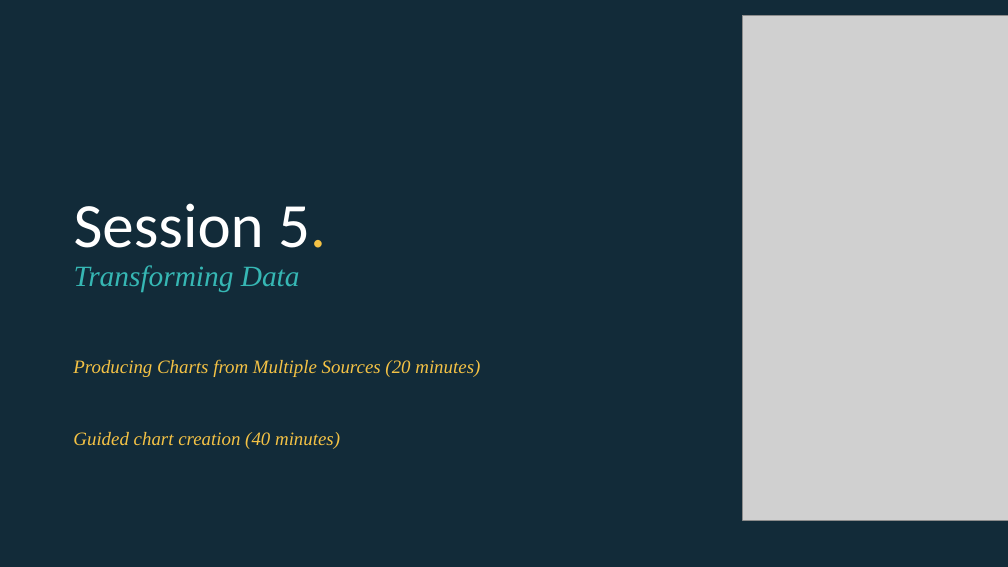
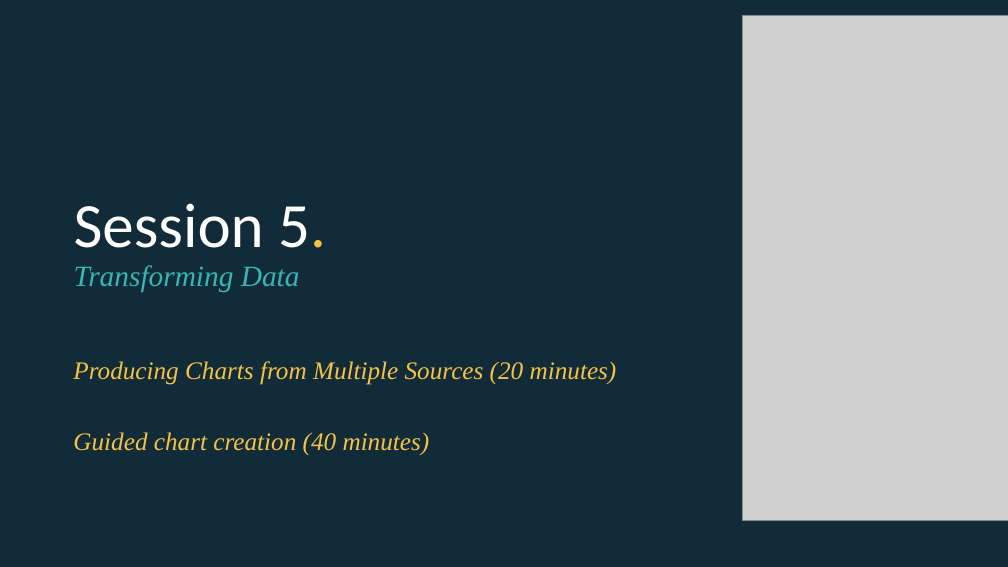
Before and after one commit to EconomicsObservatory/courses, a slide deck: slide 3 of 5/s5_transforming_data.pptx. Drawn at 1008x567 pixels with LibreOffice and Linux fonts; fonts in the diff are those of the drawing; grey boxes stand for pictures. Boxes give left, top, right and bottom in pixels: in the first picture for what was removed or moved away, otherwise in the second. Text is boxed around its words. In the diff, an @@ line names an element or a change of style, - is before the commit and + after.

```diff
--- a/5/s5_transforming_data.pptx
+++ b/5/s5_transforming_data.pptx
@@ text "Producing Charts from Multiple Sources ..." at <box>73,361,617,385</box>: size 18 to 24 pt @@
@@ text "Guided chart creation (40 minutes)" at <box>73,432,430,455</box>: size 18 to 24 pt @@
```
Also in this commit, not shown: 2 other files.
